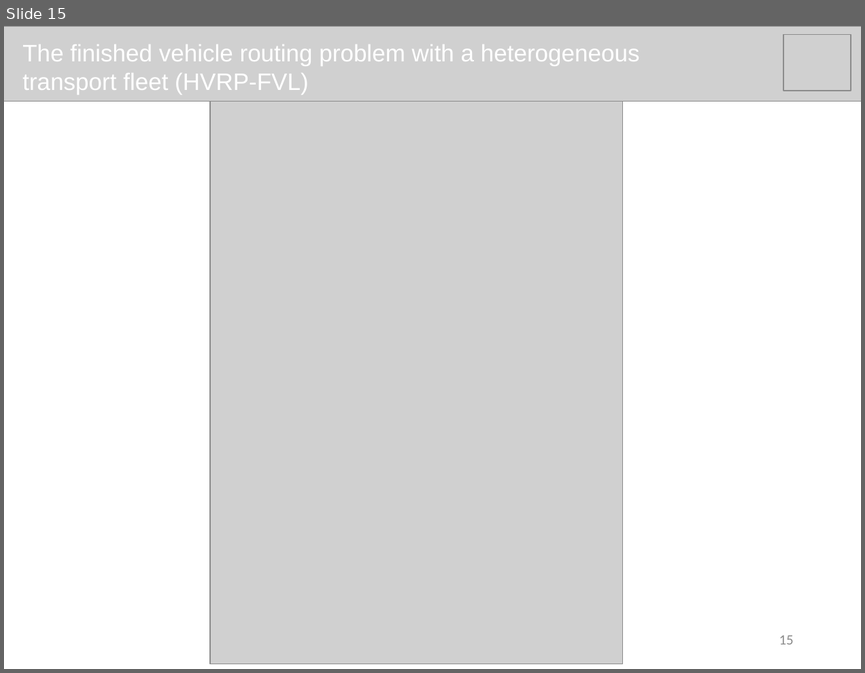
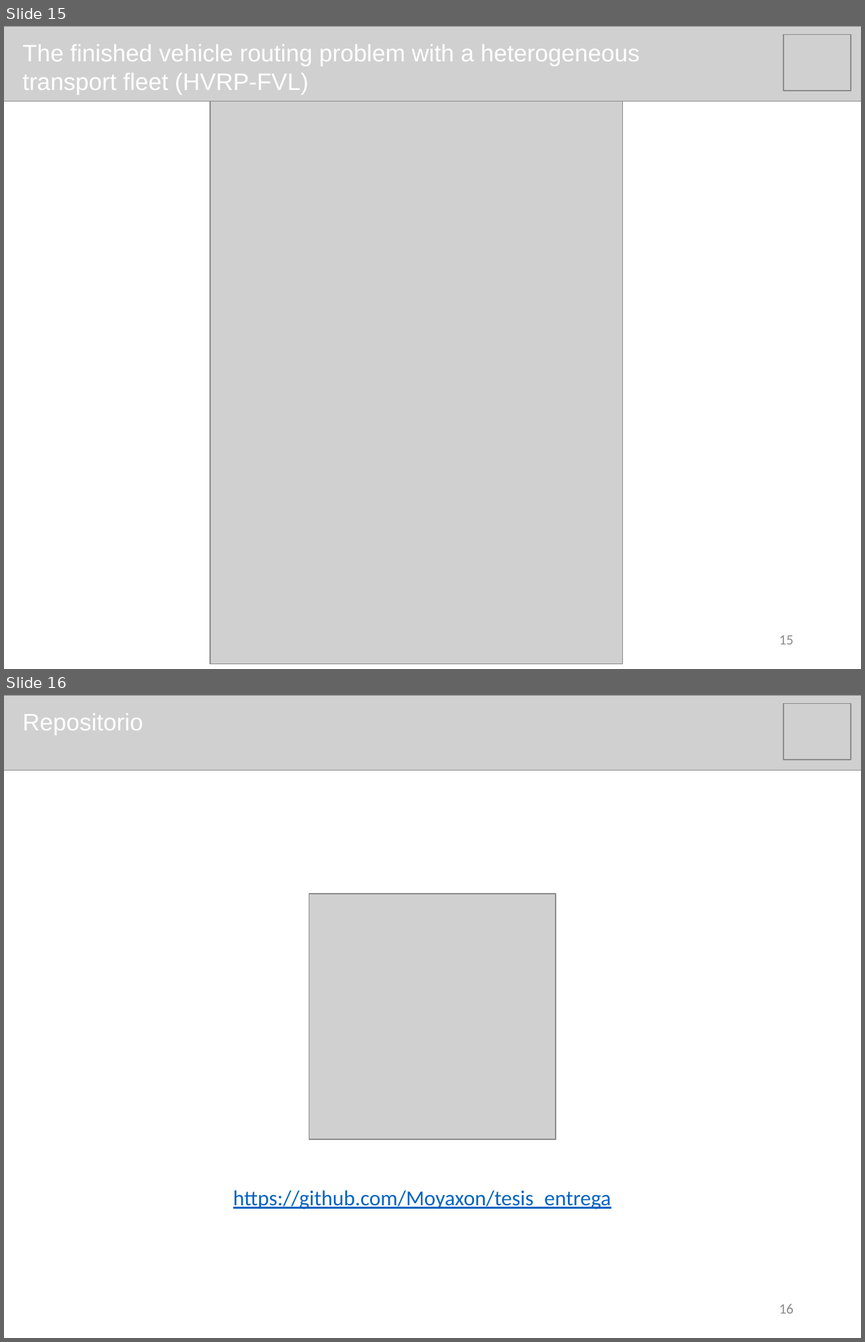
Before and after one commit to Moyaxon/tesis_entrega, a slide deck: Defensa de Tesis.pptx. Shown one above the other, each under a label of ours: slide 15 before the commit, slides 15 and 16 after it. The pictures are 865x673 and 865x1342 pixels, drawn with LibreOffice and Linux fonts; fonts in the diff are those of the drawing; grey boxes stand for pictures. Boxes give left, top, right and bottom in pixels: in the first picture for what was removed or moved away, otherwise in the second. Text is boxed around its words. In the diff, an @@ line names an element or a change of style, - is before the commit and + after.

```diff
--- a/Defensa de Tesis.pptx
+++ b/Defensa de Tesis.pptx
@@ slide 16 added at box(4, 695, 861, 1338), background #FFFFFF @@
@@ picture added at box(4, 695, 861, 770) @@
@@ text added at box(22, 713, 143, 735), 20 pt, text #FFFFFF @@
+Repositorio
@@ picture added at box(783, 704, 851, 760) @@
@@ picture added at box(309, 894, 555, 1139) @@
@@ text added at box(233, 1190, 611, 1209), 18 pt, text #0563C1, underline @@
+https://github.com/Moyaxon/tesis_entrega
@@ page number added at box(779, 1304, 793, 1313), 12 pt, text #8C8C8C @@
+16
```
Also in this commit, not shown: 9 slides changed, 4 other files.
